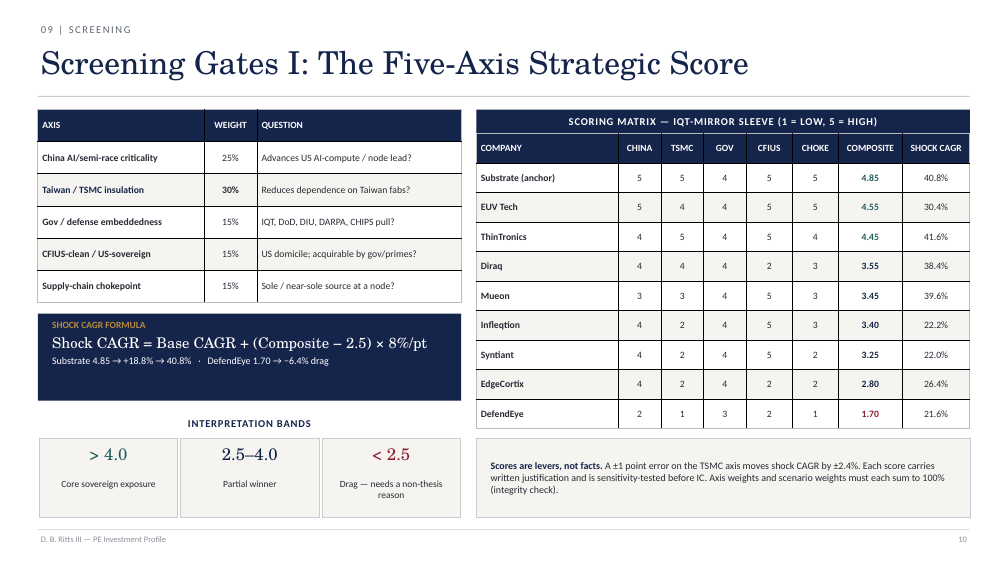
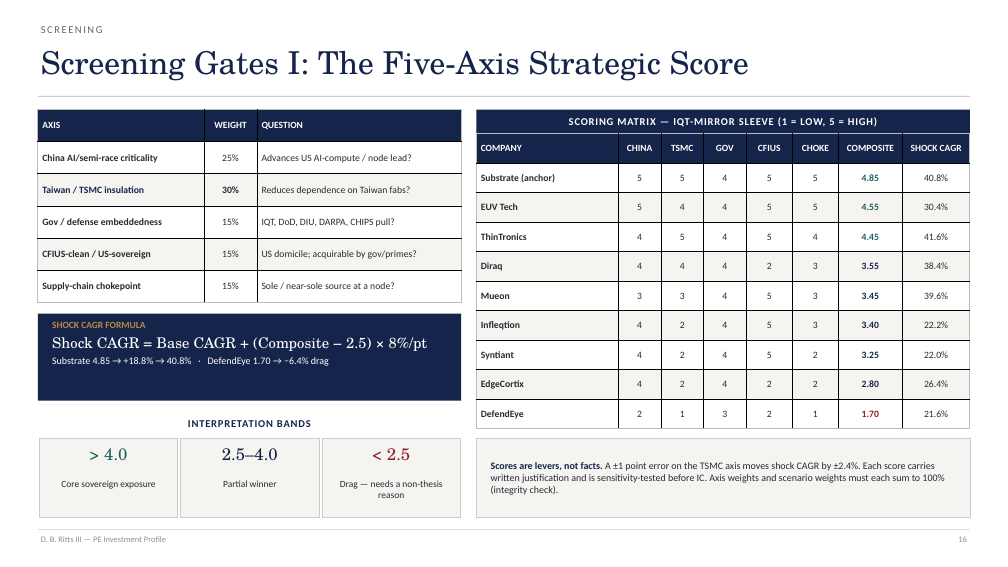
Before and after one commit to GoldmanRacks/Default, a slide deck: slide 16 of guides/D.B._Ritts_III_PE_Investment_Profile.pptx (slide 10 before the commit). Drawn at 1008x567 pixels with LibreOffice and Linux fonts; fonts in the diff are those of the drawing. Boxes give left, top, right and bottom in pixels: in the first picture for what was removed or moved away, otherwise in the second. Text is boxed around its words. In the diff, an @@ line names an element or a change of style, - is before the commit and + after.

```diff
--- a/guides/D.B._Ritts_III_PE_Investment_Profile.pptx
+++ b/guides/D.B._Ritts_III_PE_Investment_Profile.pptx
@@ text at (41,26,103,33): text changed @@
-09 | SCREENING
+SCREENING
```
Also in this commit, not shown: 20 other slides changed, 10 slides added, 4 other files.
